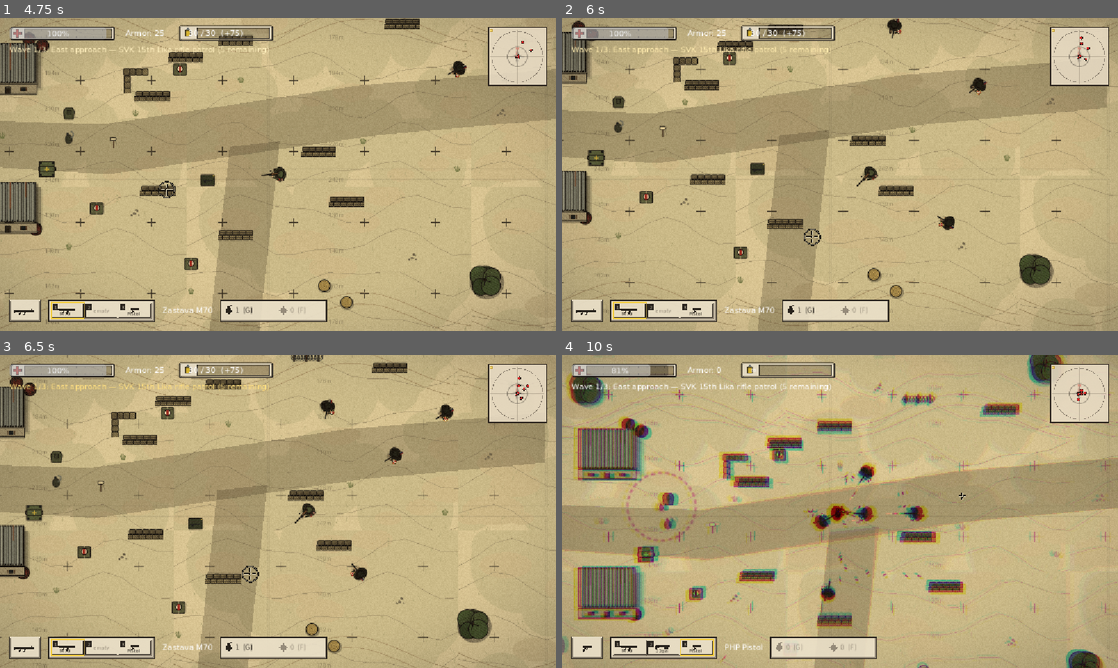
Above: before the commit, frames 1-4 (two rows, left to right).
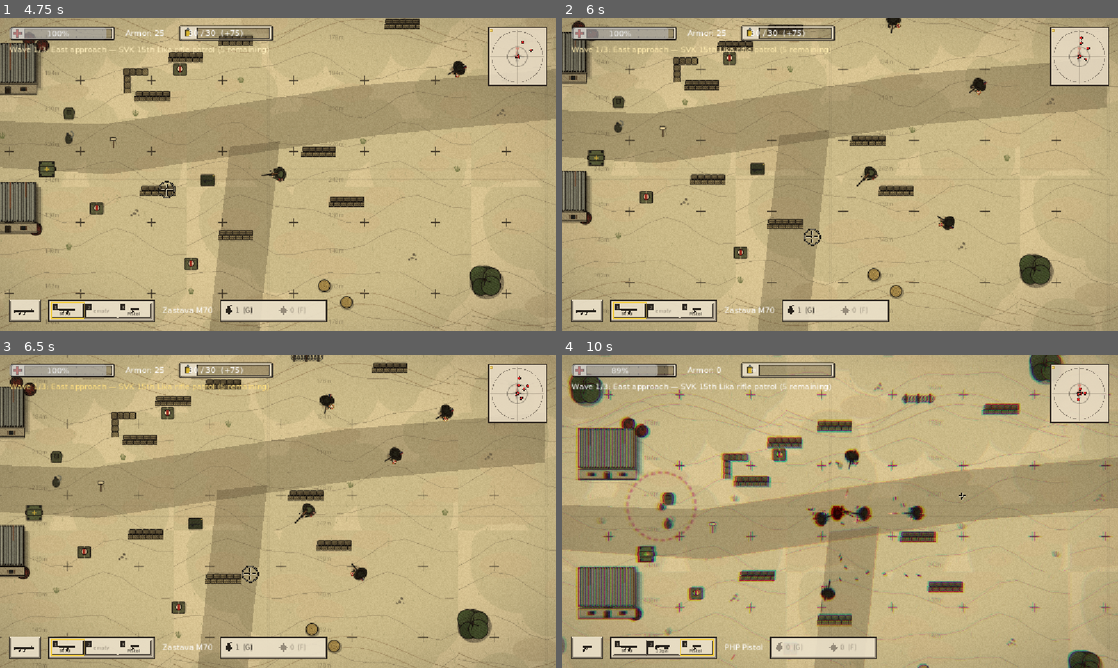
Above: after the commit, the same moments.

Repository: VrachoxWizard/storm-game
Game: Godot game, scene res://scenes/Main.tscn
Same seed, same stepped clock (60 frames per second), same inputs: the game is played once before the commit and once after it.
Inputs (mouse positions are in pixels of both pictures, inside the frame that each line leads up to):
- Up to frame 1 (4.75 s): click "Normal" at 0.5 s; click "Normal" at 1.25 s; click "Start Campaign" at 2 s; click "Započni Misiju // Begin Missi…" at 2.75 s; tap Enter at 3.5 s; move the mouse to (400, 158) at 3.52 s; hold D (move_right) 3.53-4.28 s; hold Space (dodge) 3.53-4.28 s; move the mouse to (166, 190) at 4.27 s; hold S (move_down) from 4.28 s (still down); tap E (interact) at 4.35 s
- Up to frame 2 (6 s): move the mouse to (895, 105) at 5.02 s; release S (move_down) at 5.03 s; hold D (move_right) 5.03-5.78 s; hold F (place_mine) 5.03-5.78 s; move the mouse to (812, 237) at 5.77 s; hold W (move_up) from 5.78 s (still down); tap Q (quick_swap) at 5.85 s
- Up to frame 3 (6.5 s): keep holding W (move_up)
- Up to frame 4 (10 s): move the mouse to (1006, 558) at 6.52 s; release W (move_up) at 6.53 s; press the mouse at (1006, 558) at 6.53 s; hold A (move_left) 6.53-8.03 s; move the mouse to (673, 464) at 7.27 s; release the mouse at (673, 464) at 7.28 s; tap G (throw_grenade) at 7.35 s; move the mouse to (867, 511) at 8.02 s; hold S (move_down) 8.03-8.78 s; hold 1 (weapon_1) 8.03-8.78 s; move the mouse to (756, 433) at 8.77 s; hold D (move_right) 8.78-9.53 s; tap 2 (weapon_2) at 8.85 s; move the mouse to (962, 495) at 9.52 s; hold W (move_up) from 9.53 s (still down); hold 3 (weapon_3) from 9.53 s (still down)

Frame 1 is identical in both runs. In frame 2, 0.1% of the frame differs, in the area x 58-94%, y 0-9%; in frame 3, 0.1%; in frame 4, 8.6%, in the area x 0-100%, y 0-100%.

Commit message:
fix(macOS): recover missing audio/texture imports on fresh clones
Always verify .godot import blobs before play, reimport WAVs as PCM, and load parchment/WAV from source files when remaps are broken.

Co-authored-by: Cursor <cursoragent@cursor.com>

Diff:
--- a/scripts/autoloads/SoundManager.gd
+++ b/scripts/autoloads/SoundManager.gd
@@ -84,6 +84,12 @@
 
 
 func _safe_load_stream(path: String) -> AudioStream:
+	# Prefer decoding source WAVs directly so a missing .godot/imported/*.sample
+	# (common on fresh macOS clones) does not hard-fail or spam errors.
+	if path.ends_with(".wav"):
+		var wav := _load_wav_from_file(path)
+		if wav != null:
+			return wav
 	if not ResourceLoader.exists(path):
 		push_warning("SoundManager: missing audio %s" % path)
 		return null
@@ -92,6 +98,55 @@
 		return res as AudioStream
 	push_warning("SoundManager: failed to load audio %s" % path)
 	return null
+
+
+func _load_wav_from_file(path: String) -> AudioStreamWAV:
+	if not FileAccess.file_exists(path):
+		return null
+	var file := FileAccess.open(path, FileAccess.READ)
+	if file == null:
+		return null
+	var bytes: PackedByteArray = file.get_buffer(file.get_length())
+	file.close()
+	if bytes.size() < 44:
+		return null
+	# Minimal PCM WAV reader (RIFF/WAVE/fmt/data) for missing-import recovery.
+	if bytes.slice(0, 4).get_string_from_ascii() != "RIFF":
+		return null
+	if bytes.slice(8, 12).get_string_from_ascii() != "WAVE":
+		return null
+	var offset: int = 12
+	var channels: int = 1
+	var sample_rate: int = 44100
+	var bits_per_sample: int = 16
+	var format_tag: int = 1
+	var data_bytes: PackedByteArray = PackedByteArray()
+	while offset + 8 <= bytes.size():
+		var chunk_id: String = bytes.slice(offset, offset + 4).get_string_from_ascii()
+		var chunk_size: int = bytes.decode_u32(offset + 4)
+		var chunk_data_start: int = offset + 8
+		var chunk_data_end: int = mini(chunk_data_start + chunk_size, bytes.size())
+		if chunk_id == "fmt " and chunk_size >= 16:
+			format_tag = bytes.decode_u16(chunk_data_start)
+			channels = bytes.decode_u16(chunk_data_start + 2)
+			sample_rate = bytes.decode_u32(chunk_data_start + 4)
+			bits_per_sample = bytes.decode_u16(chunk_data_start + 14)
+		elif chunk_id == "data":
+			data_bytes = bytes.slice(chunk_data_start, chunk_data_end)
+			break
+		offset = chunk_data_end
+		if chunk_size % 2 == 1:
+			offset += 1
+	if format_tag != 1 or data_bytes.is_empty():
+		return null
+	var stream := AudioStreamWAV.new()
+	stream.format = (
+		AudioStreamWAV.FORMAT_8_BITS if bits_per_sample == 8 else AudioStreamWAV.FORMAT_16_BITS
+	)
+	stream.mix_rate = sample_rate
+	stream.stereo = channels > 1
+	stream.data = data_bytes
+	return stream
 
 
 func apply_saved_volumes() -> void:
--- a/scripts/ui/PaperOverlay.gd
+++ b/scripts/ui/PaperOverlay.gd
@@ -9,6 +9,20 @@
 
 func _ready() -> void:
 	_setup_overlay()
+
+
+func _load_parchment_texture() -> Texture2D:
+	const PATH := "res://assets/sprites/ui/paper_parchment_bg.png"
+	# Decode the source PNG first so a missing/stale .ctex import cannot hard-fail.
+	if FileAccess.file_exists(PATH):
+		var img := Image.new()
+		if img.load(PATH) == OK:
+			return ImageTexture.create_from_image(img)
+	var imported: Resource = ResourceLoader.load(PATH, "", ResourceLoader.CACHE_MODE_REUSE)
+	if imported is Texture2D:
+		return imported as Texture2D
+	push_warning("PaperOverlay: parchment texture unavailable (%s)" % PATH)
+	return null
 
 
 func _setup_overlay() -> void:
@@ -24,8 +38,13 @@
 	add_child(copy)
 
 	_mat = ShaderMaterial.new()
-	_mat.shader = load("res://assets/shaders/paper_overlay.gdshader")
-	var parchment_tex: Texture2D = load("res://assets/sprites/ui/paper_parchment_bg.png")
+	var shader_res: Resource = load("res://assets/shaders/paper_overlay.gdshader")
+	if shader_res is Shader:
+		_mat.shader = shader_res as Shader
+	else:
+		push_warning("PaperOverlay: paper_overlay.gdshader failed to load")
+	# Prefer ImageTexture from source PNG so a missing .ctex import cannot hard-fail.
+	var parchment_tex: Texture2D = _load_parchment_texture()
 	if parchment_tex:
 		_mat.set_shader_parameter("paper_texture", parchment_tex)
 
Not shown, changed: assets/audio/ambient_wind.wav.import
Not shown, changed: assets/audio/checkpoint.wav.import
Not shown, changed: assets/audio/impact_flesh.wav.import
Not shown, changed: assets/audio/impact_metal.wav.import
Not shown, changed: assets/audio/music_tension.wav.import
Not shown, changed: assets/audio/objective.wav.import
Not shown, changed: assets/audio/shoot_enemy.wav.import
Not shown, changed: assets/audio/shoot_pistol.wav.import
Not shown, changed: assets/audio/shoot_rifle.wav.import
Not shown, changed: assets/audio/shoot_rpg.wav.import
Not shown, changed: assets/audio/shoot_shotgun.wav.import
Not shown, changed: assets/audio/shoot_smg.wav.import
(and 4 more such lines)
